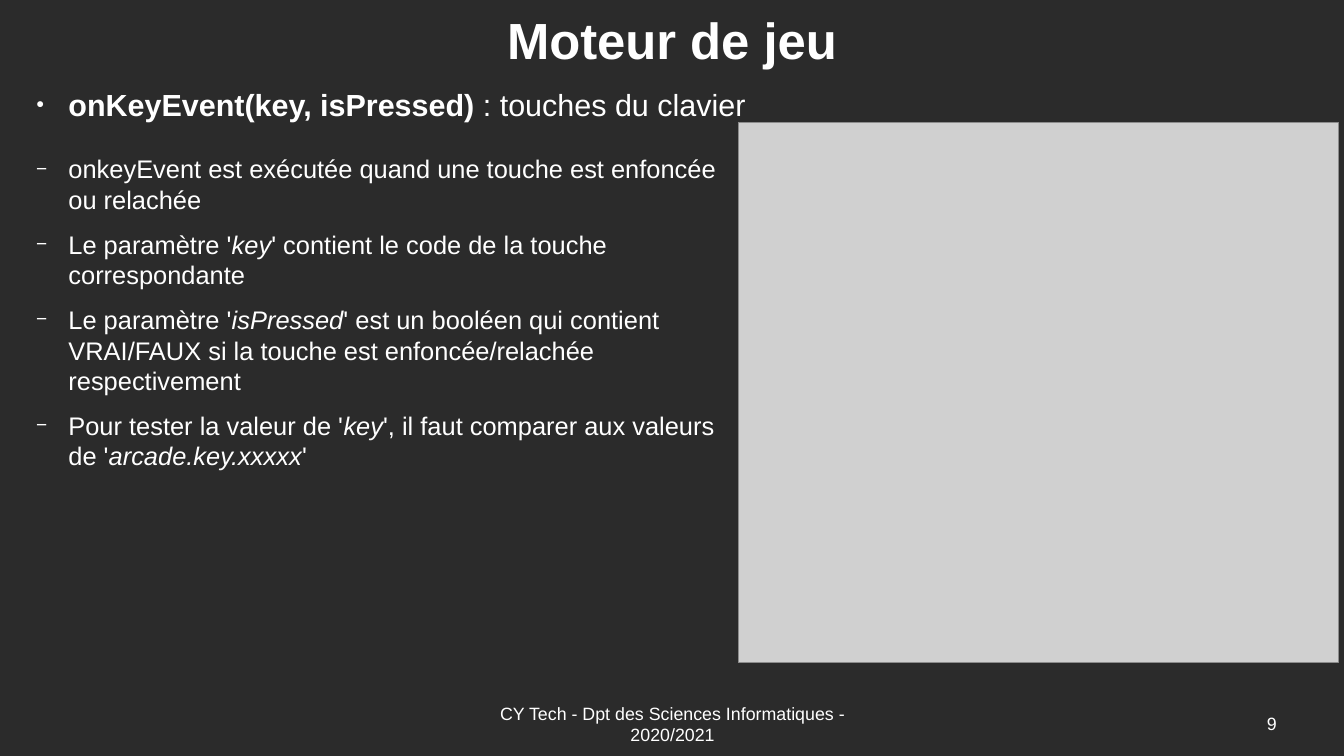
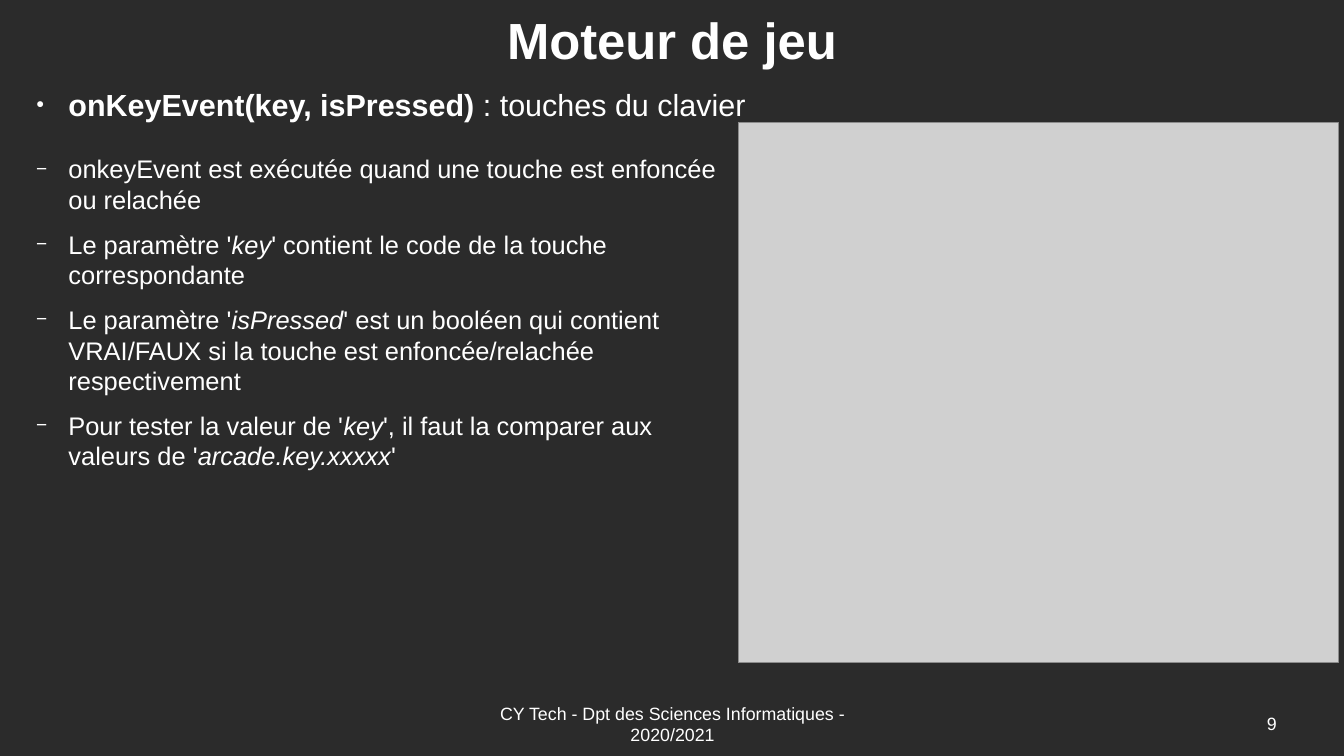
Before and after one commit to Romuald78/pyArcade, a slide deck: slide 9 of doc/UE_Libre_Jeu_Arcade_Documentation.odp. Drawn at 1344x756 pixels with LibreOffice and Linux fonts; fonts in the diff are those of the drawing; grey boxes stand for pictures; background and template pictures are left out; a plain dark background stands for a picture behind light text. Boxes give left, top, right and bottom in pixels: in the first picture for what was removed or moved away, otherwise in the second. Text is boxed around its words. In the diff, an @@ line names an element or a change of style, - is before the commit and + after.

```diff
--- a/doc/UE_Libre_Jeu_Arcade_Documentation.odp
+++ b/doc/UE_Libre_Jeu_Arcade_Documentation.odp
@@ text at bbox=[68, 416, 652, 471]: text changed @@
-  − Pour tester la valeur de 'key', il faut comparer aux valeurs de 'arcade.key.xxxxx'
+  − Pour tester la valeur de 'key', il faut la comparer aux valeurs de 'arcade.key.xxxxx'
```
Also in this commit, not shown: 3 other slides changed, 1 slide removed, 3 other files.
